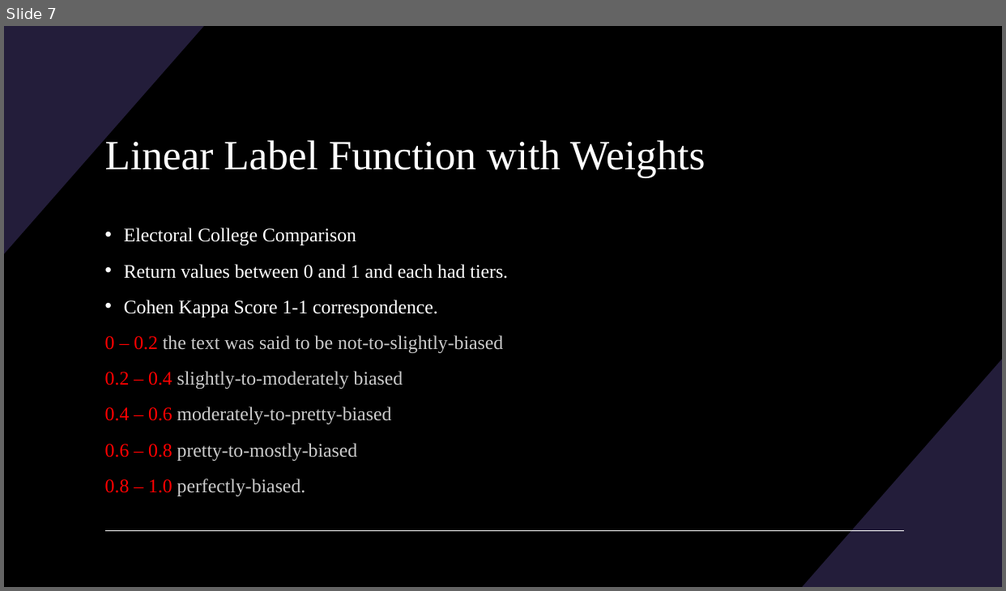
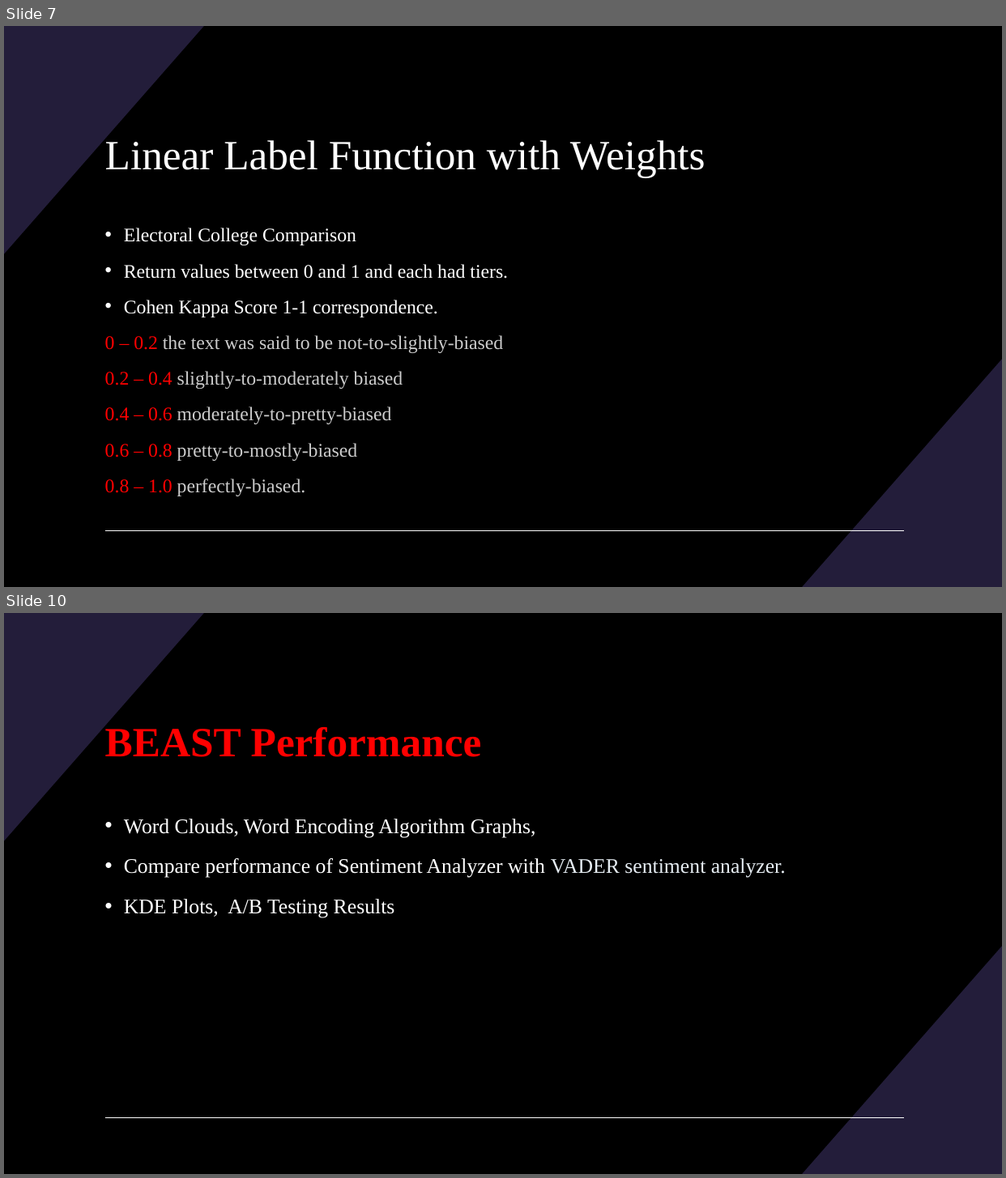
Before and after one commit to BenjaminRocco/Capstone_Project, a slide deck: Capstone_Presentation.pptx. Shown one above the other, each under a label of ours: slide 7 before the commit, slides 7 and 10 after it; the slides between them are not shown. The pictures are 1006x591 and 1006x1178 pixels, drawn with LibreOffice and Linux fonts; fonts in the diff are those of the drawing. Boxes give left, top, right and bottom in pixels: in the first picture for what was removed or moved away, otherwise in the second. Text is boxed around its words. In the diff, an @@ line names an element or a change of style, - is before the commit and + after.

```diff
--- a/Capstone_Presentation.pptx
+++ b/Capstone_Presentation.pptx
@@ slide 10 added at [4,613,1002,1174], background #000000; not listed: 3 template elements that a slide beside it also shows @@
@@ title added at [105,724,482,757], 40 pt, text #FF0000, bold @@
+BEAST Performance
@@ text added at [124,819,786,918], 20 pt, text #FFFFFF @@
+• Word Clouds, Word Encoding Algorithm Graphs,
+• Compare performance of Sentiment Analyzer with VADER sentiment analyzer.
+• KDE Plots, A/B Testing Results
```
Also in this commit, not shown: 7 slides changed, 2 other slides added, 1 slide removed, 1 other file.
